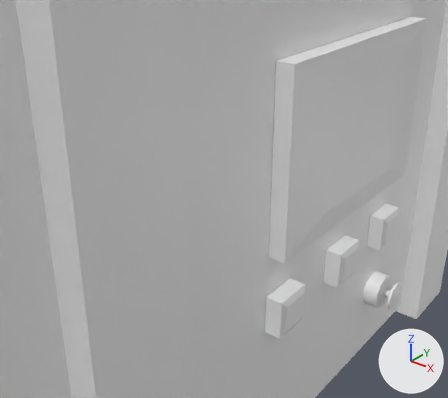
The FBX model Assets/_/Project/Art/Models/Machines/3D_Tireuse.fbx: old version first, new version second.
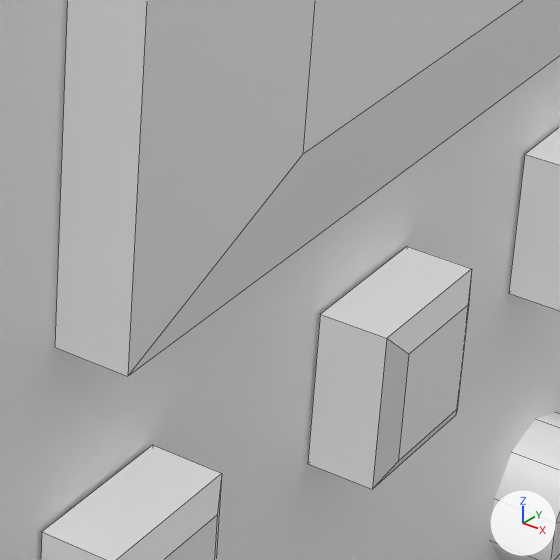
There are two pictures of each version: one from a 50 mm camera at (0.33, 0.686, 2.142) aimed at (0.017, 1.077, 1.899), one close up on the part from 57% to 84% of the width and 46% to 76% of the height. Every picture has the same lights, and +X, +Y and +Z are marked at lower right. The first two pictures are the older version. The close-ups show mesh edges as thin lines. Where no turn or scale is listed for an object, it has been applied to the vertices.

The older version as bpy lines, for what is in view:
```python
me_mesh_002 = bpy.data.meshes.new('Mesh.002')
me_mesh_002.from_pydata(...)  # 12 vertices, 9 faces; spans x 0.1068..0.1233, y 1.1915..1.2249, z 1.832..1.8654
me_mesh_003 = bpy.data.meshes.new('Mesh.003')
me_mesh_003.from_pydata(...)  # 12 vertices, 9 faces; spans x 0.1068..0.1233, y 1.1078..1.1413, z 1.832..1.8654
me_mesh_004 = bpy.data.meshes.new('Mesh.004')
me_mesh_004.from_pydata(...)  # 12 vertices, 9 faces; spans x 0.1068..0.1233, y 1.0172..1.0506, z 1.832..1.8654
ob_geo_tireuse_encaps_glass_002 = bpy.data.objects.new('Geo_Tireuse_Encaps_Glass.002', me_mesh_002)
ob_geo_tireuse_encaps_glass_002.location = (0.0, 0.0, 0.0)
ob_geo_tireuse_encaps_glass_003 = bpy.data.objects.new('Geo_Tireuse_Encaps_Glass.003', me_mesh_003)
ob_geo_tireuse_encaps_glass_003.location = (0.0, 0.0, 0.0)
ob_geo_tireuse_encaps_glass_004 = bpy.data.objects.new('Geo_Tireuse_Encaps_Glass.004', me_mesh_004)
ob_geo_tireuse_encaps_glass_004.location = (0.0, 0.0, 0.0)
# also in view: 'Geo_Tireuse_Encaps_Glass' at (-0.011, 0.188, 1.469); 'Geo_Tireuse_Encaps_Glass.001' at (0.118, 1.215, 1.77)
```
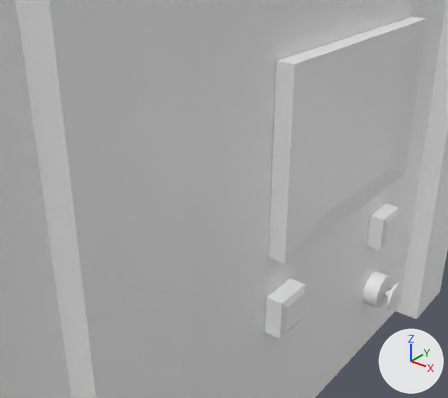
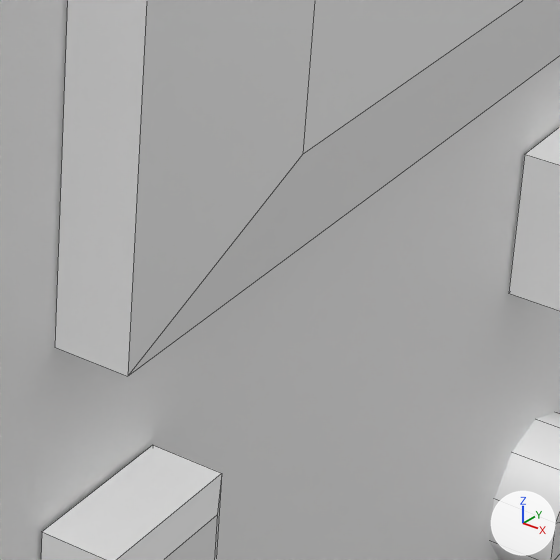
Where the newer file only moved an object's origin or applied its transform, the numbers keep the older frame.

The change in detail:
Object 'Geo_Tireuse_Encaps_Glass.003' (ob_geo_tireuse_encaps_glass_003) is deleted.

Where the change shows, as pixel boxes (x1, y1, x2, y2) in the close-ups (560 x 560 px):
'Geo_Tireuse_Encaps_Glass.003', deleted: before (308, 246, 472, 489)
